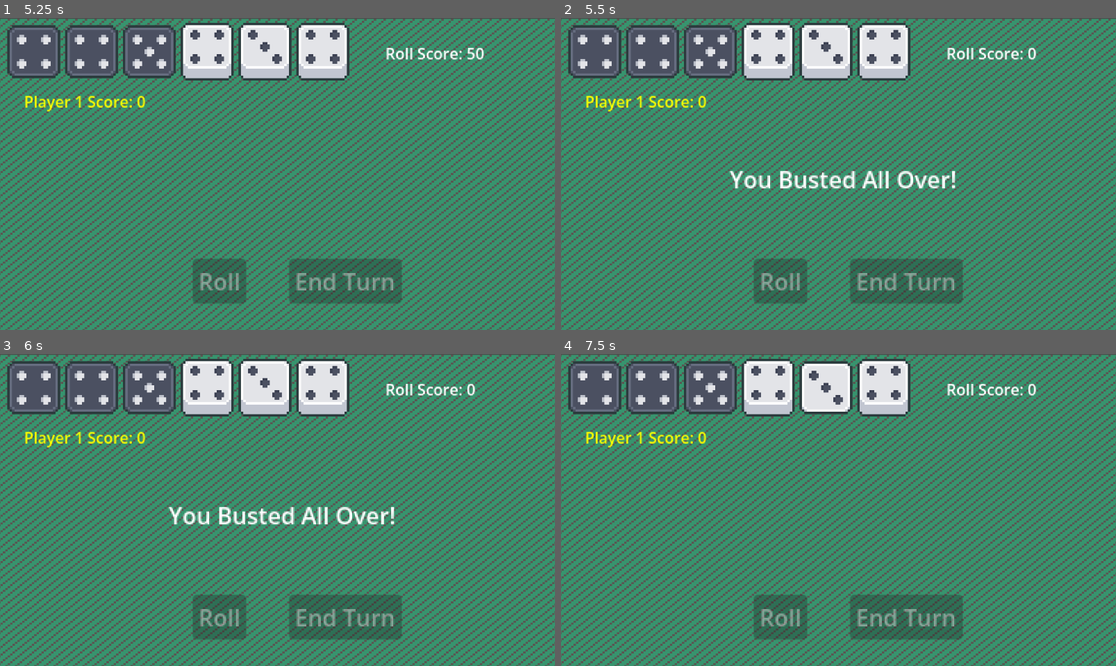
Above: before the commit, frames 1-4 (two rows, left to right).
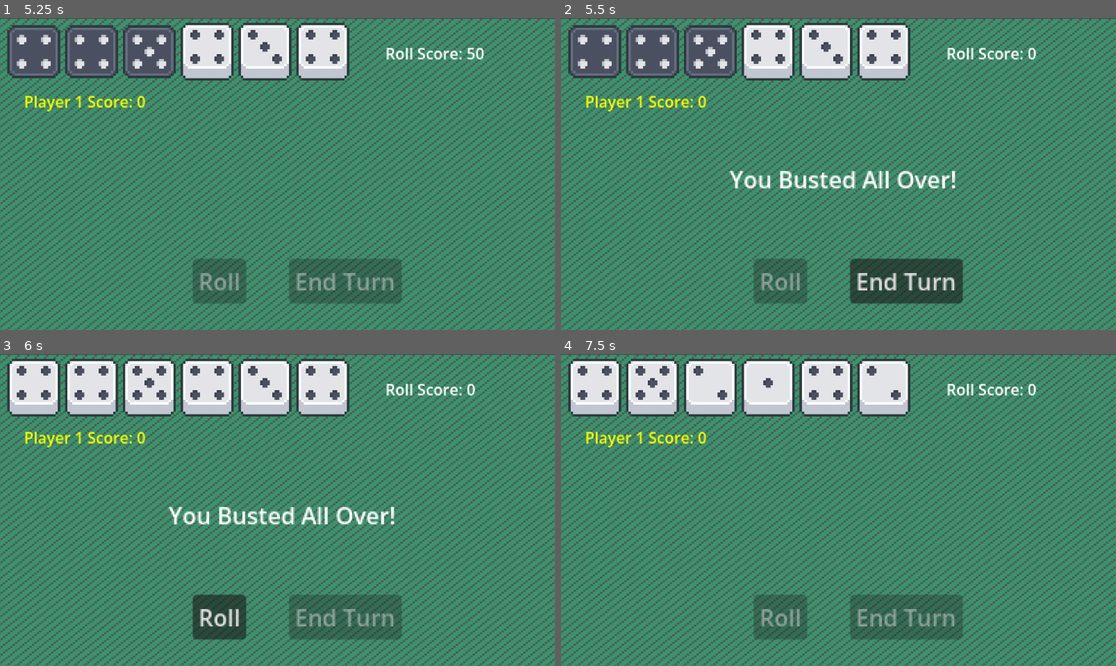
Above: after the commit, the same moments.

Repository: alanmiller41/Chicken-Dice
Game: Godot game, scene res://main_menu.tscn
The game is run twice, just before and just after one commit, with the same random seed, the same clock (stepped at 60 frames per second) and the same inputs.
Inputs (mouse positions are in pixels of both pictures, inside the frame that each line leads up to):
- Up to frame 1 (5.25 s): click "Start" at 0.5 s; click "Roll" at 1.25 s; drag from (33, 52) to (205, 52) at 2.02 s; tap Enter at 2.75 s; drag from (88, 52) to (266, 52) at 2.77 s; tap Space at 3.5 s; move the mouse to (149, 52) at 3.52 s; click (149, 52) at 3.6 s; click "Roll" at 4.25 s; drag from (205, 52) to (111, 127) at 5.02 s
- Up to frame 2 (5.5 s): no input
- Up to frame 3 (6 s): click (344, 616) at 5.75 s, where only the run after the commit has a clickable "End Turn"
- Up to frame 4 (7.5 s): click (783, 616) at 6.5 s, where only the run after the commit has a clickable "Roll"; drag from (827, 388) to (866, 510) at 7.27 s

Frame 1 is identical in both runs. In frame 2, 2.3% of the frame differs, in the area x 52-73%, y 77-92%; in frame 3, 5.3%; in frame 4, 5.4%, in the area x 1-62%, y 1-21%.

Commit message:
End turn button won't stay enabled if you arent scoring over the minimum to get on the board

Diff:
--- a/Player.gd
+++ b/Player.gd
@@ -173,7 +173,7 @@
 	return ones_fives_score
 
 
-func on_die_held(die):
+func _on_die_held(die):
 
 	if not die.perma_held:
 		held_dice.append(die)
@@ -185,11 +185,14 @@
 		toggle_end_turn_button.emit(true)
 
 
-func on_die_released(die):
+func _on_die_released(die):
 	held_dice.erase(die)
+	var held_dice_score = determine_roll_value(held_dice)
 	if held_dice.size() == 0:
 		toggle_roll_button.emit(false)
-	_on_roll_score_changed.emit(turn_value + determine_roll_value(held_dice))
+	_on_roll_score_changed.emit(turn_value + held_dice_score)
+	if Global.minimum_enabled and score == 0 and turn_value + held_dice_score < 500:
+		toggle_end_turn_button.emit(false)
 
 func set_dice_of_value_scored(dice, val, scored):
 	for die in dice:
@@ -216,6 +219,7 @@
 		display_player_message.emit("You Busted All Over!", 2)
 		_on_roll_score_changed.emit(0)
 		toggle_roll_button.emit(false)
+		toggle_end_turn_button.emit(true)
 	if !Global.minimum_enabled or score > 500:
 		toggle_end_turn_button.emit(true)
 
--- a/PlayerManager.gd
+++ b/PlayerManager.gd
@@ -28,7 +28,7 @@
 	pass
 
 
-func on_end_player_turn(player_num):
+func _on_end_player_turn(player_num):
 	disconnect_player_signals(player_num-1)
 	print("player turn ended")
 	if player_num >= Global.player_count:
@@ -42,9 +42,9 @@
 # their turns.  If you add a signal from or to Player.tscn you must add it to these methods
 func connect_player_signals(player_num):
 	# Connect player signals to other nodes
-	Players[player_num].start_player_turn.connect(UI.on_start_player_turn)
-	Players[player_num].end_player_turn.connect(UI.on_end_player_turn)
-	Players[player_num].end_player_turn.connect(on_end_player_turn)
+	Players[player_num].start_player_turn.connect(UI._on_start_player_turn)
+	Players[player_num].end_player_turn.connect(UI._on_end_player_turn)
+	Players[player_num].end_player_turn.connect(_on_end_player_turn)
 	Players[player_num]._on_roll_score_changed.connect(UI._on_roll_score_changed)
 	Players[player_num].display_player_message.connect(UI._on_display_player_message)
 	Players[player_num].on_total_score_changed.connect(UI._on_player_on_total_score_changed)
@@ -53,17 +53,17 @@
 	Players[player_num].toggle_end_turn_button.connect(UI._on_player_toggle_end_turn_button)
 
 	# Connect external signals to player
-	dice.on_die_held.connect(Players[player_num].on_die_held)
-	dice.on_die_released.connect(Players[player_num].on_die_released)
+	dice.on_die_held.connect(Players[player_num]._on_die_held)
+	dice.on_die_released.connect(Players[player_num]._on_die_released)
 	dice.dice_finished_rolling.connect(Players[player_num]._on_dice_dice_finished_rolling)
 
 	UI.on_roll_button_pressed.connect(Players[player_num]._on_roll_button_pressed)
 	UI.on_end_turn_button_pressed.connect(Players[player_num]._on_end_turn_button_pressed)
 
 func disconnect_player_signals(player_num):
-	Players[player_num].start_player_turn.disconnect(UI.on_start_player_turn)
-	Players[player_num].end_player_turn.disconnect(UI.on_end_player_turn)
-	Players[player_num].end_player_turn.disconnect(on_end_player_turn)
+	Players[player_num].start_player_turn.disconnect(UI._on_start_player_turn)
+	Players[player_num].end_player_turn.disconnect(UI._on_end_player_turn)
+	Players[player_num].end_player_turn.disconnect(_on_end_player_turn)
 	Players[player_num]._on_roll_score_changed.disconnect(UI._on_roll_score_changed)
 	Players[player_num].display_player_message.disconnect(UI._on_display_player_message)
 	Players[player_num].on_total_score_changed.disconnect(UI._on_player_on_total_score_changed)
@@ -72,8 +72,8 @@
 	Players[player_num].toggle_end_turn_button.disconnect(UI._on_player_toggle_end_turn_button)
 
 	# Connect external signals to player
-	dice.on_die_held.disconnect(Players[player_num].on_die_held)
-	dice.on_die_released.disconnect(Players[player_num].on_die_released)
+	dice.on_die_held.disconnect(Players[player_num]._on_die_held)
+	dice.on_die_released.disconnect(Players[player_num]._on_die_released)
 	dice.dice_finished_rolling.disconnect(Players[player_num]._on_dice_dice_finished_rolling)
 
 	UI.on_roll_button_pressed.disconnect(Players[player_num]._on_roll_button_pressed)
--- a/ui.gd
+++ b/ui.gd
@@ -69,9 +69,9 @@
 func _on_player_toggle_end_turn_button(toggle: bool):
 	end_turn_button.disabled = !toggle
 
-func on_start_player_turn(player):
+func _on_start_player_turn(player):
 	total_score_labels[player-1].add_theme_color_override("font_color", Color("fcff00"))
 	end_turn_button.disabled = true
 
-func on_end_player_turn(player):
+func _on_end_player_turn(player):
 	total_score_labels[player-1].add_theme_color_override("font_color", Color("ffff"))
